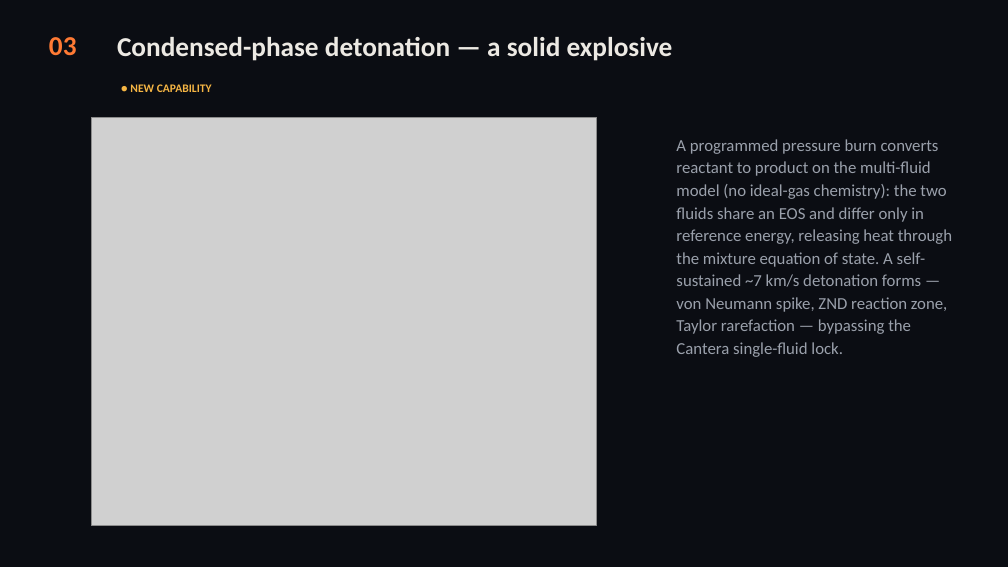
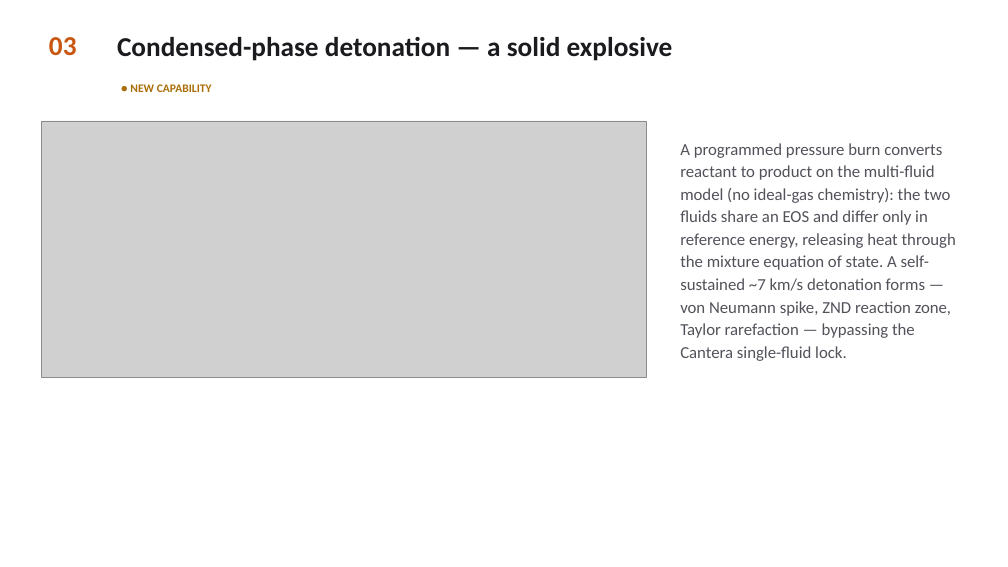
Before and after one commit to sbryngelson/MFC, a slide deck: slide 4 of MFC_combustion_showcase.pptx. Drawn at 1008x567 pixels with LibreOffice and Linux fonts; fonts in the diff are those of the drawing; grey boxes stand for pictures. Boxes give left, top, right and bottom in pixels: in the first picture for what was removed or moved away, otherwise in the second. Text is boxed around its words. In the diff, an @@ line names an element or a change of style, - is before the commit and + after.

Commit message:
docs: white-theme showcase deck with embedded case videos

```diff
--- a/MFC_combustion_showcase.pptx
+++ b/MFC_combustion_showcase.pptx
@@ rectangle removed at (0, 0, 1008, 567) @@
@@ text "03" at (49, 37, 77, 55): text colour #FF7A34 to #C85610 @@
@@ text "Condensed-phase detonation — a solid ..." at (117, 37, 673, 61): text colour #ECE9E3 to #1A1A1F @@
@@ text "● NEW CAPABILITY" at (130, 84, 212, 92): text colour #F5B544 to #A96E08 @@
@@ picture: place and size @@
-picture at (91, 117, 597, 526)
+picture at (42, 121, 647, 377)
@@ text "A programmed pressure burn converts ..." at (680, 143, 956, 361): text colour #9AA0AB to #52525B @@
```
Also in this commit, not shown: 9 other slides changed.
